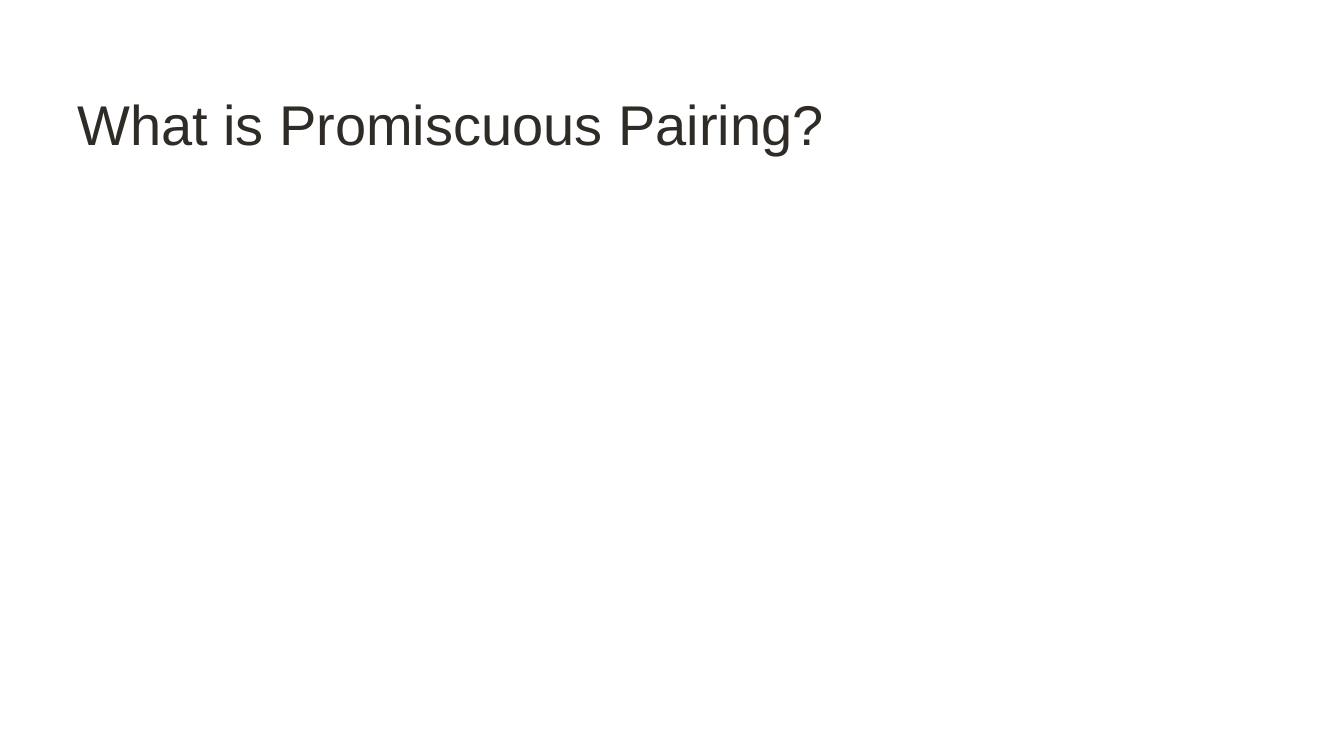
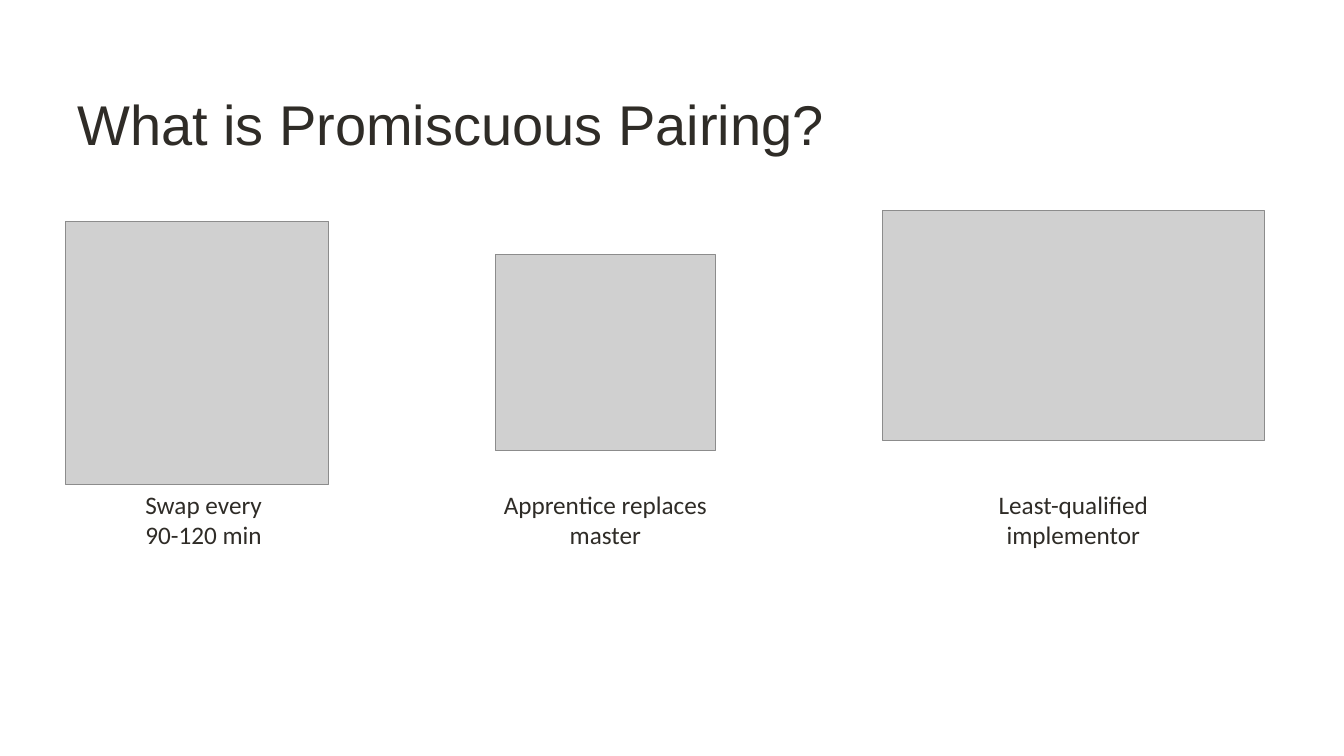
Before and after one commit to digdeeproots/talks, a slide deck: slide 13 of Decks/Craft2023-PromiscuousPairingBeginnerMind.pptx (slide 9 before the commit). Drawn at 1344x756 pixels with LibreOffice and Linux fonts; fonts in the diff are those of the drawing; grey boxes stand for pictures; background and template pictures are left out. Boxes give left, top, right and bottom in pixels: in the first picture for what was removed or moved away, otherwise in the second. Text is boxed around its words. In the diff, an @@ line names an element or a change of style, - is before the commit and + after.

Commit message:
(craft) Solid draft of everything, including resources page.

```diff
--- a/Decks/Craft2023-PromiscuousPairingBeginnerMind.pptx
+++ b/Decks/Craft2023-PromiscuousPairingBeginnerMind.pptx
@@ picture added at (66,221,329,484) @@
@@ picture added at (882,211,1264,441) @@
@@ picture added at (495,255,716,451) @@
@@ text added at (145,497,262,544), 18 pt, text #2F2C27 @@
+Swap every
+90-120 min
@@ text added at (504,496,707,544), 18 pt, text #2F2C27 @@
+Apprentice replaces master
@@ text added at (999,496,1148,548), 18 pt, text #2F2C27 @@
+Least-qualified
+implementor
```
Also in this commit, not shown: 2 other slides changed, 22 slides added, 13 slides removed, 1 other file.
